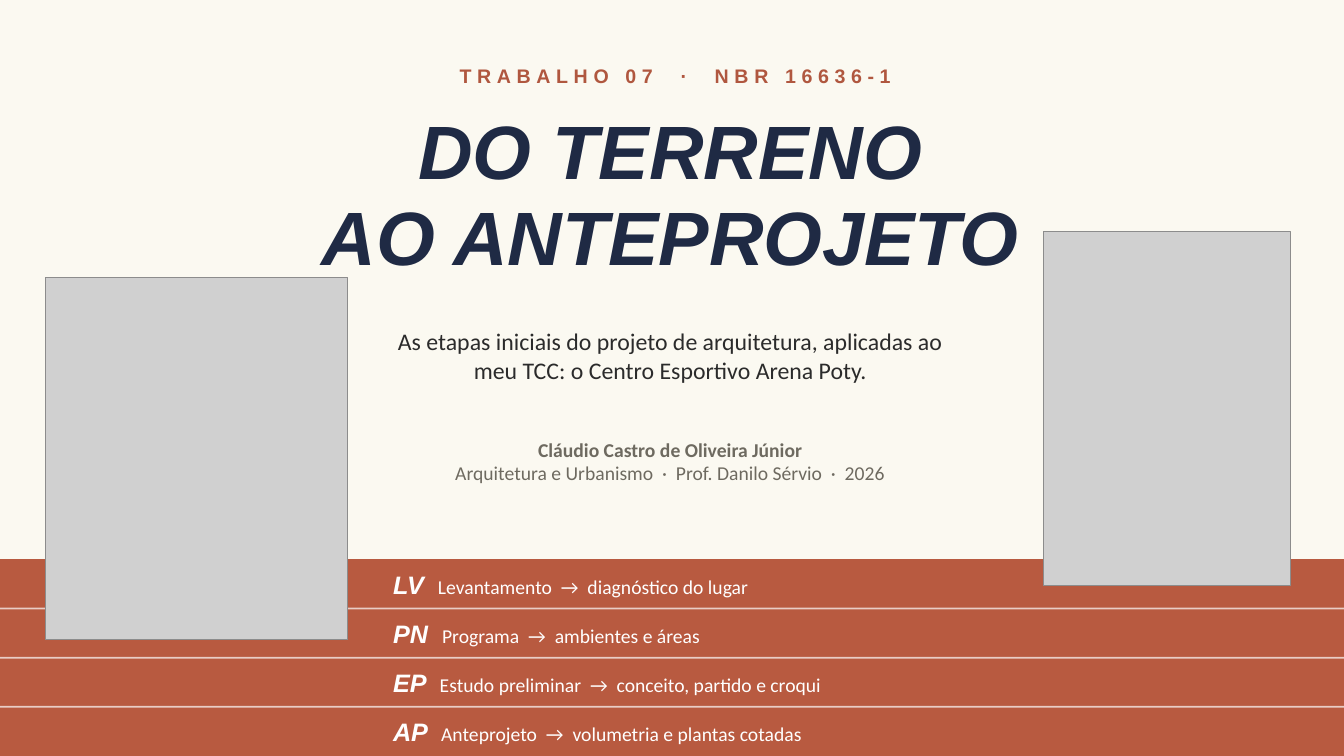
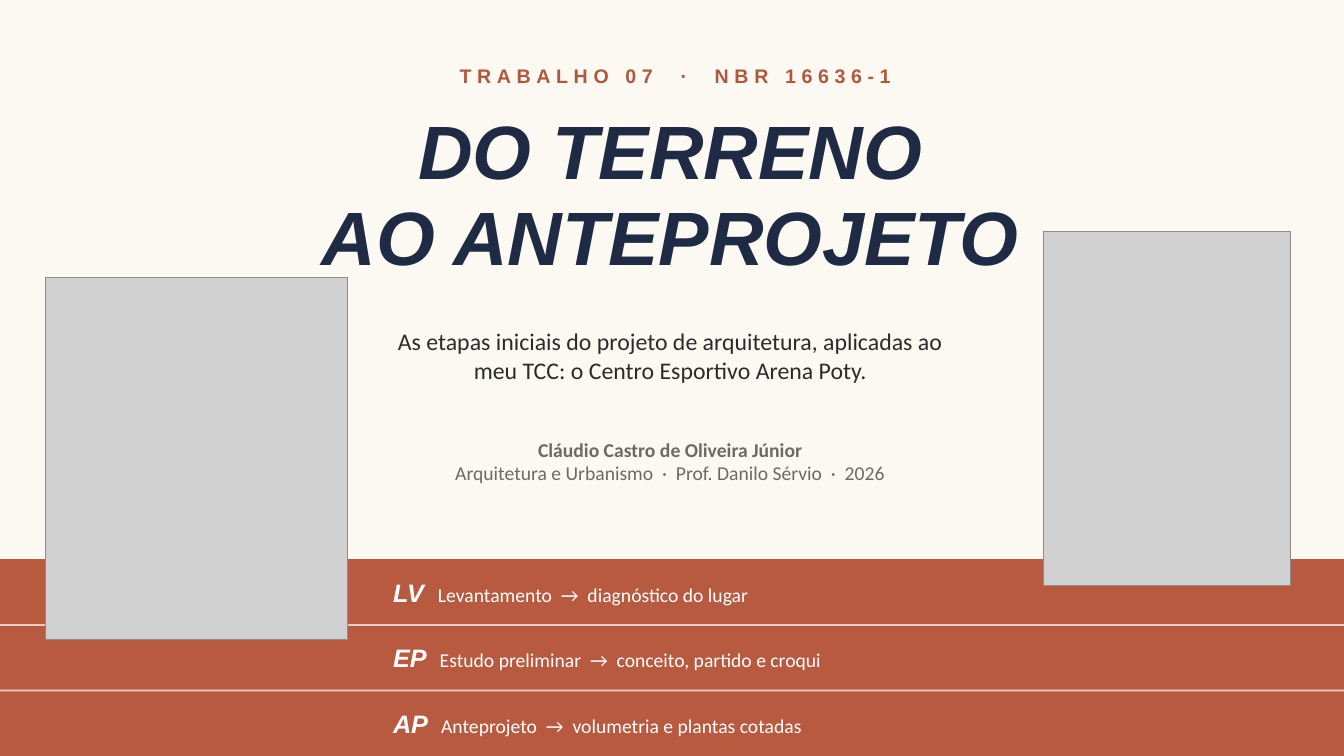
Before and after one commit to arqlais/slide, a slide deck: slide 1 of Claudio_Castro_de_Oliveira_Junior.pptx. Drawn at 1344x756 pixels with LibreOffice and Linux fonts; fonts in the diff are those of the drawing; grey boxes stand for pictures. Boxes give left, top, right and bottom in pixels: in the first picture for what was removed or moved away, otherwise in the second. Text is boxed around its words. In the diff, an @@ line names an element or a change of style, - is before the commit and + after.

```diff
--- a/Claudio_Castro_de_Oliveira_Junior.pptx
+++ b/Claudio_Castro_de_Oliveira_Junior.pptx
@@ text "LV Levantamento → diagnóstico do ...": place and size @@
-text "LV Levantamento → diagnóstico do ..." at <box>393,576,748,598</box>
+text "LV Levantamento → diagnóstico do ..." at <box>393,584,748,606</box>
@@ line moved from (0, 609) - (1344, 609) to (0, 625) - (1344, 625) @@
@@ text "EP Estudo preliminar → conceito, ...": place and size @@
-text "EP Estudo preliminar → conceito, ..." at <box>393,674,820,695</box>
+text "EP Estudo preliminar → conceito, ..." at <box>393,649,820,670</box>
@@ text removed at <box>393,625,700,647</box> @@
-PN Programa → ambientes e áreas
@@ line removed from (0, 658) to (1344, 658) @@
@@ line moved from (0, 707) - (1344, 707) to (0, 691) - (1344, 691) @@
@@ text "AP Anteprojeto → volumetria e ...": place and size @@
-text "AP Anteprojeto → volumetria e ..." at <box>393,723,802,745</box>
+text "AP Anteprojeto → volumetria e ..." at <box>393,715,802,737</box>
```
Also in this commit, not shown: 7 other slides changed, 1 slide added, 3 slides removed, 3 other files.
